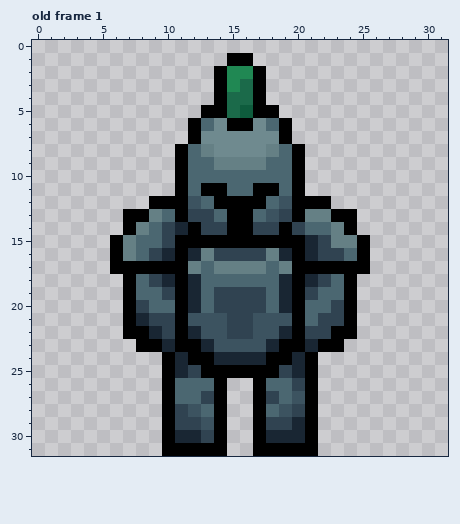
Edited in one commit: pixel-art file (Aseprite/Characters/PlayerCharacter_Front_BaseSprite.aseprite). This is how it looked before the edit.
32x32 pixels, 1 frame. Shown: old frame 1. The commit also changed other frames, which this record leaves out.
After:
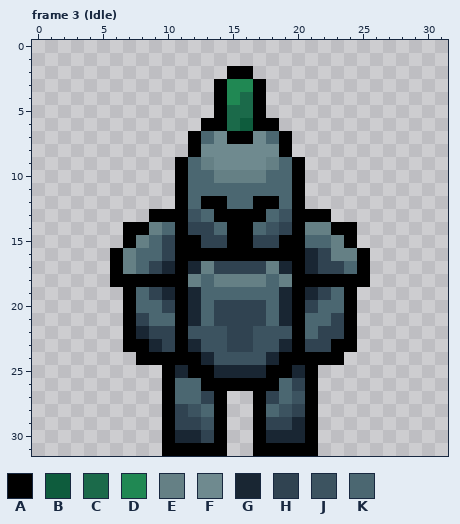
Palette (. is transparent): A #000000  B #0e5c3d  C #1b6a4a  D #208853  E #658085  F #6f8a8f  G #192633  H #304351  J #3c5360  K #4b6771
A new or re-ordered frame is compared with the old frame closest to it.
Edits made:
frames 1 -> 11
--- frame 3 (Idle) is new; against old frame 1
@@ x 0..31 @@
  0 ................................
- 1 ...............AA...............
- 2 ..............ADDA..............
- 3 ..............ADCA..............
- 4 ..............ACCA..............
- 5 .............AACBAA.............
- 6 ............AKFAAFKA............
- 7 ............AFFFFFFA............
- 8 ...........AKEFFFFEKA...........
- 9 ...........AKKEEEEKKA...........
-10 ...........AKKKKKKKKA...........
-11 ...........AKAAKKAAKA...........
-12 .........AAAJKAAAAKJAAA.........
-13 .......AAEKAHHKAAKJHAEEAA.......
-14 .......AEKHGAHHAAHHAHKKEA.......
-15 ......AEKKHAAAAAAAAAAGHEEA......
-16 ......AEKHGAGEHHHHEGAGHHKA......
-17 ......AAAAAAEKEEEEKEAAAAAA......
-18 .......AKHGAGKKKKKKGAGHKA.......
-19 .......AKKHAGKHHHHKGAHKKA.......
-20 .......AHKKAGKHHHHKGAKKHA.......
-21 .......AGHHAJJJHHJJJAKHHA.......
-22 .......AAGHAGJJHHJJGAHHAA.......
-23 ........AAGAAGJJJJGAAGAA........
-24 ..........AGAAGGGGAAGA..........
-25 ..........AGHAAAAAAHGA..........
-26 ..........AKKKA..AKKHA..........
+ 1 ................................
+ 2 ...............AA...............
+ 3 ..............ADDA..............
+ 4 ..............ADCA..............
+ 5 ..............ACCA..............
+ 6 .............AACBAA.............
+ 7 ............AKFAAFKA............
+ 8 ............AFFFFFFA............
+ 9 ...........AKEFFFFEKA...........
+10 ...........AKKEEEEKKA...........
+11 ...........AKKKKKKKKA...........
+12 ...........AKAAKKAAKA...........
+13 .........AAAJKAAAAKJAAA.........
+14 .......AAEKAHHKAAKJHAEEAA.......
+15 .......AEKHAAHHAAHHAAKKEA.......
+16 ......AEKKHAAAAAAAAAAGHEEA......
+17 ......AEKHGAGEHHHHEGAGHHKA......
+18 ......AAAAAAEKEEEEKEAAAAAA......
+19 .......AKHGAGKKKKKKGAGHKA.......
+20 .......AKKHAGKHHHHKGAHKKA.......
+21 .......AHKKAGKHHHHKGAKKHA.......
+22 .......AGHHAJJJHHJJJAKHHA.......
+23 .......AAGHAGJJHHJJGAHHAA.......
+24 ........AAAAAGJJJJGAAAAA........
+25 ..........AGAAGGGGAAGA..........
+26 ..........AKKAAAAAAKHA..........
 27 ..........AKKHA..AHKJA..........
Pixel boxes of the changes (left, top, right, bottom) in both pictures:
changed: (110, 53, 370, 391)
